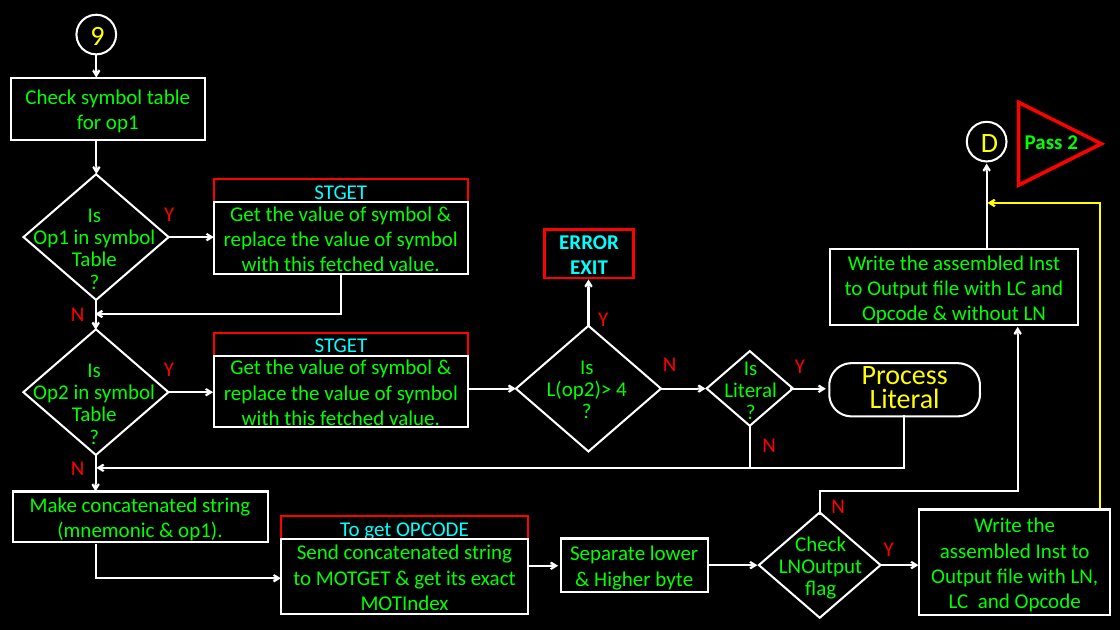
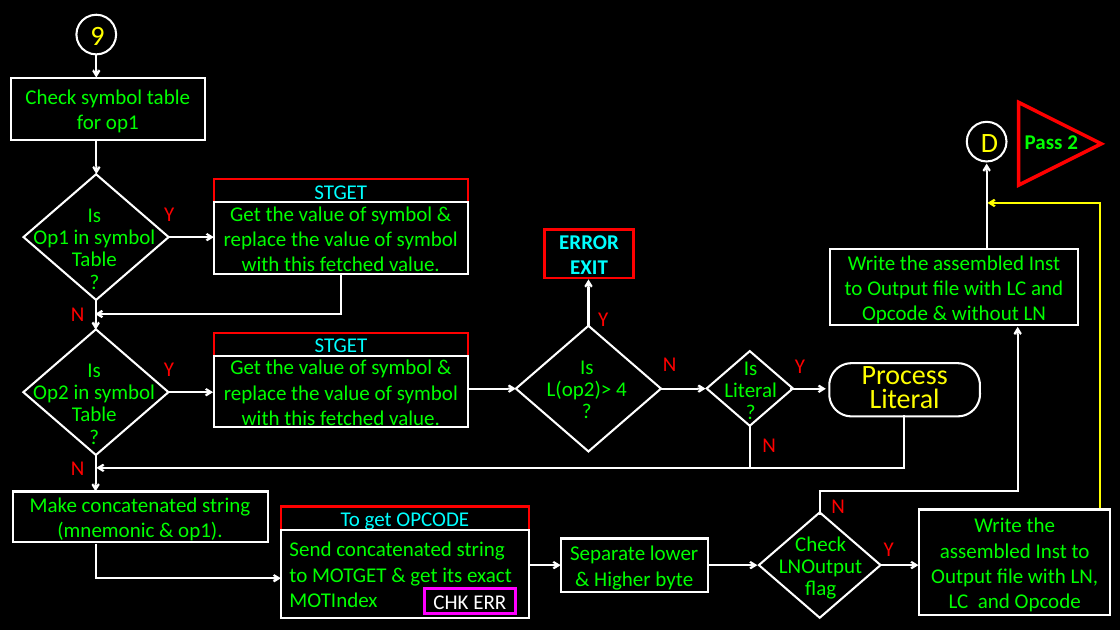
Before and after one commit to bondeabhijeet/8085, a slide deck: slide 11 of Pass 1 8085.pptx. Drawn at 1120x630 pixels with LibreOffice and Linux fonts; fonts in the diff are those of the drawing. Boxes give left, top, right and bottom in pixels: in the first picture for what was removed or moved away, otherwise in the second. Text is boxed around its words. In the diff, an @@ line names an element or a change of style, - is before the commit and + after.

```diff
--- a/Pass 1 8085.pptx
+++ b/Pass 1 8085.pptx
@@ rectangle "To get OPCODE": place and size @@
-rectangle "To get OPCODE" at (281, 517, 528, 540)
+rectangle "To get OPCODE" at (281, 507, 529, 530)
@@ rectangle "Send concatenated string to MOTGET ...": place and size @@
-rectangle "Send concatenated string to MOTGET ..." at (281, 539, 528, 614)
+rectangle "Send concatenated string to MOTGET ..." at (281, 530, 529, 618)
@@ rectangle "Send concatenated string to MOTGET ..." at (281, 530, 529, 618): alignment centre to left @@
@@ rectangle added at (424, 589, 515, 614), outline #FF00FF 2.5 pt, 18 pt, text #FFFFFF @@
+CHK ERR
```
Also in this commit, not shown: 8 other slides changed.
